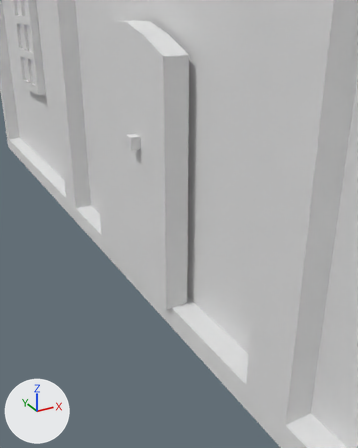
One commit to the Blender file Assets/Models/Adam's Models/Modele_Adama.blend: the scene before it, then after it.
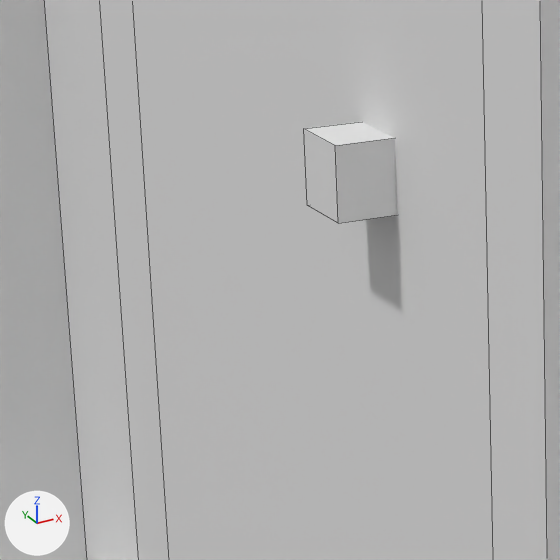
There are two pictures of each version: one from a camera (50 mm lens) standing at (-2.803, -1.932, 1.106) and looking at (-1.919, -0.326, 0.303), one close up on the part from 21% to 47% of the width and 25% to 46% of the height. The axes (+X, +Y, +Z) are drawn at lower left. The lights are the same throughout. The close-ups show mesh edges as thin lines.
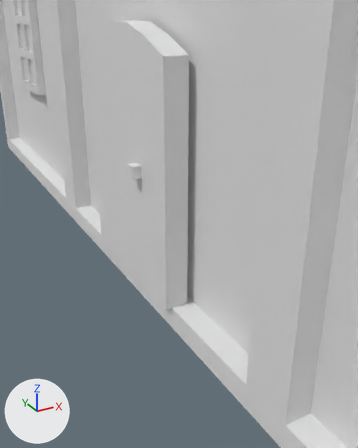
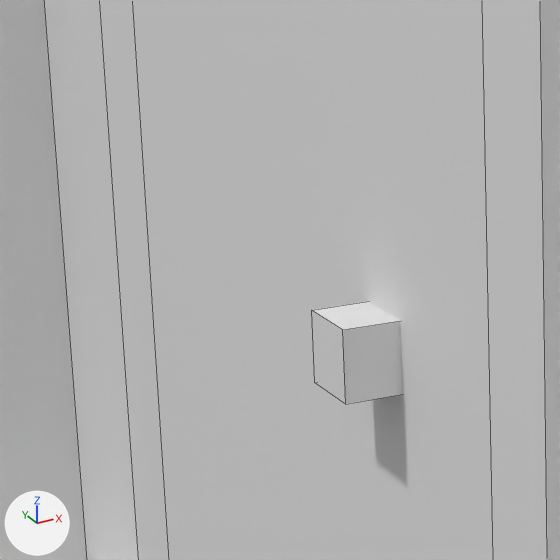
The change in detail:
Object 'Cube.012' (ob_cube_012) moves from (-2.0223, -0.1452, 0.6123) to (-2.0223, -0.1452, 0.4921).

Where the change shows, as pixel boxes [x1, y1, x2, y2] in the close-ups (560 x 560 px):
'Cube.012', moved
    before: [304, 122, 397, 223]
    after: [312, 301, 403, 404]
